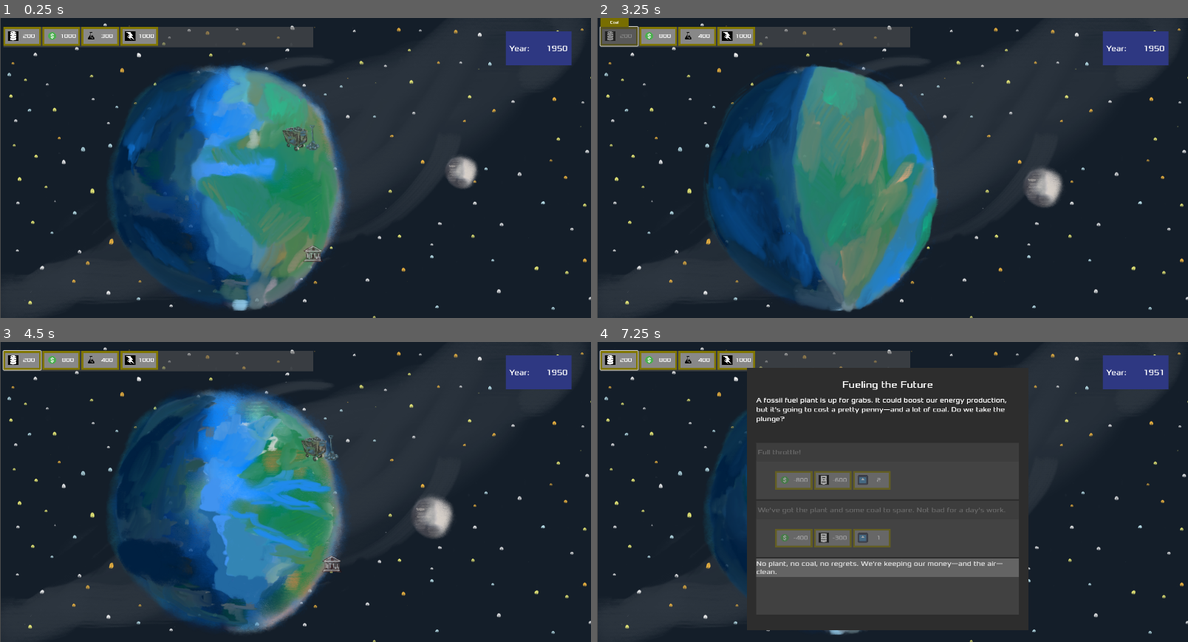
Above: before the commit, frames 1-4 (two rows, left to right).
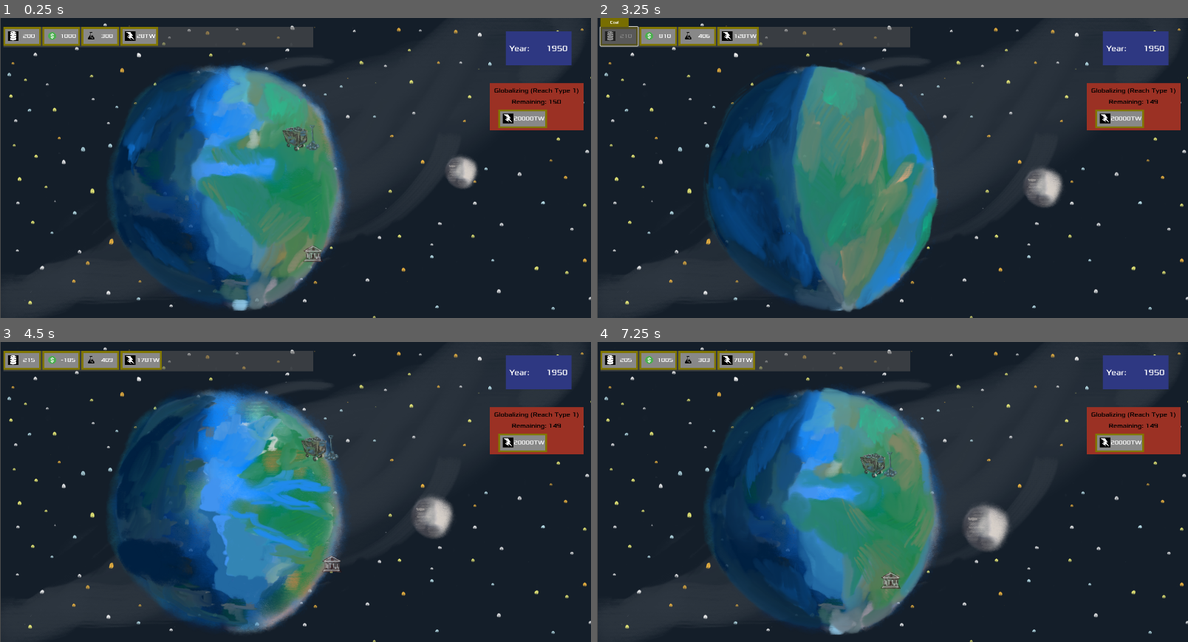
Above: after the commit, the same moments.

Repository: ArjenDeniz/GMTK-JAM
Game: Godot game, scene res://main.tscn
The game is run twice, just before and just after one commit, with the same random seed, the same clock (stepped at 60 frames per second) and the same inputs. The engine's default icon, where the game draws it, is replaced by a stand-in: a white triangle on a blue panel in a dark square.
Inputs (mouse positions are in pixels of both pictures, inside the frame that each line leads up to):
- Up to frame 1 (0.25 s): no input
- Up to frame 2 (3.25 s): click (620, 36) at 0.52 s; click "Send a team to investigate (j…" at 1.25 s; click "ok." at 2 s; click (620, 36) at 2.77 s
- Up to frame 3 (4.5 s): click (23, 360) at 3.52 s; click (289, 453) at 4.25 s, where only the run after the commit has a clickable "More coal than a steam engine…"
- Up to frame 4 (7.25 s): move the mouse to (1022, 477) at 5.02 s; click (880, 504) at 5.75 s, where only the run after the commit has a clickable "Re-train"; move the mouse to (774, 507) at 6.52 s

The runs differ from the first frame. In frame 1, 2.5% of the frame differs, in the area x 23-99%, y 5-38%; in frame 2, 2.6%; in frame 3, 2.7%; in frame 4, 37%, in the area x 0-99%, y 2-97%.

Commit message:
Balanceing

Diff:
--- a/Hud.tscn
+++ b/Hud.tscn
@@ -71,16 +71,15 @@
 [node name="Forced_event1" parent="." instance=ExtResource("32_dp5ps")]
 visible = false
 offset_left = 1309.0
-offset_top = 170.0
+offset_top = 328.0
 offset_right = 1559.0
-offset_bottom = 295.0
+offset_bottom = 453.0
 
 [node name="Forced_event2" parent="." instance=ExtResource("32_dp5ps")]
-visible = false
-offset_left = 1312.0
-offset_top = 330.0
-offset_right = 1562.0
-offset_bottom = 455.0
+offset_left = 1304.0
+offset_top = 174.0
+offset_right = 1554.0
+offset_bottom = 299.0
 
 [node name="Animation_Canvas" parent="." instance=ExtResource("4_s0u3o")]
 layer = 0
--- a/canvas_layer.gd
+++ b/canvas_layer.gd
@@ -17,6 +17,7 @@
 # Called when the node enters the scene tree for the first time.
 func _ready() -> void:
 	refresh_grid()
+
 	return
 
 # Called every frame. 'delta' is the elapsed time since the previous frame.
--- a/main.gd
+++ b/main.gd
@@ -11,10 +11,10 @@
 				'Money':1000,
 				'Science':300,
 				'global_warming':0,
-				"Watts": 1000,
-				"coal_mines":0,
-				"Scientist": 0,
-				"fossil_fuel_plant" : 0,
+				"Watts": 28,
+				"coal_mines":1,
+				"Scientist": 1,
+				"fossil_fuel_plant" : 1,
 				"Bank" : 0,
 				"silicon_factory": 0,
 				"solar_panel":0,
@@ -81,18 +81,18 @@
 		'Coal':
 			return 5*resources['coal_mines']
 		'Money':
-			return 25*resources['real_estate']+75*resources['Bank']
+			return 25*resources['real_estate']+75*resources['Bank']+5
 		'Science':
 			return 3*resources['Scientist']
 		"Silicon":
 			return 5*resources["silicon_factory"]
 		"Watts":
-			return  min(resources["Coal"],500)*resources["fossil_fuel_plant"]+min(resources["Silicon"],1000)*resources["solar_panel"]
+			return  min(resources["Coal"],50)*resources["fossil_fuel_plant"]+min(resources["Silicon"],100)*resources["solar_panel"]
 		"global_warming":
-			if not flags["Silicon_invented"]:
+			if !flags["Silicon_invented"]:
 				return float(resources["fossil_fuel_plant"])/200.0
 			else:
-					0
+				return 0.0
 		_:
 			return 0
 
@@ -119,7 +119,7 @@
 	hud.set_resources(resource_arr)
 	hud.refresh_grid()
 	update_event_pool()
-
+	Set_Civ_type_forced_event()
 
 
 
@@ -148,11 +148,17 @@
 		game_over("The planet has fallen out of balance and the Earth is now a desolate wasteland. With no one to do your
 		work your mission has failed.")
 		return
+	elif resources['Watts'] <= 0:
+		game_over("As you failed to maximize energy production your final battery runs out you hear Nova say: \'Another one bits the bytes \' ")
+		return
+	elif forced_event_2_time < 0:
+		game_over("Your progress was too slow...")
+		return
 	elif forced_event_1_time < 0:
 		game_over("Your progress was too slow...")
 		return
 	elif forced_event_1_time < dt:
-		Generate_Forced_Event("silicon_discovery","Forced")
+		Generate_Forced_Event("silicon_discovery","Forced",false)
 
 	if flags["forced_event_1_in_progress"]:
 		forced_event_1_time -= dt
@@ -162,7 +168,7 @@
 		hud.forced_event2.set_time(floor(forced_event_2_time))
 	if not event_on_screen:
 		if (resources["Science"]>500) and  !flags["Silicon_invented"] and !flags["forced_event_1_in_progress"]:
-			Generate_Forced_Event("silicon_discovery","Forced")
+			Generate_Forced_Event("silicon_discovery","Forced",true)
 		elif (resources['global_warming']>=0.9) and !flags["global_warming_4"]:
 			Generate_Event("climate_countdown_4",priority_event_data,"Priority")
 		elif (resources['global_warming']>=0.7) and !flags["global_warming_3"]:
@@ -349,7 +355,12 @@
 	return active
 
 
-func Generate_Forced_Event(ID,type: String):
+func Generate_Forced_Event(ID,type: String,Initializatio):
+	if Initializatio:
+		hud.forced_event1.show()
+		flags["forced_event_1_in_progress"]=true
+		hud.forced_event1.set_event(forced_event_data[str(ID)],forced_event_data[str(ID)]['Time'],ID)
+		forced_event_1_time = forced_event_data[str(ID)]['Time']
 	event_on_screen = true
 	timer.paused = true
 	gen_timer.paused = true
@@ -370,7 +381,20 @@
 
 
 
+var type_event = {
+		"Event_title": "Globalizing (Reach Type 1)",
+		"Event_description": "Your need to reach a type 1 civilization",
+		"Choice_1":{"text": "Cool","resources":{"Watts":20000} ,"flags":{},"results":{}},
+		"Choice_2":{"text": "Fund them more","resources":{"Science":50,"Money":-500} ,"flags":{},"results":{}},
+		}
+func Set_Civ_type_forced_event():
+
+	flags["forced_event_2_in_progress"]=true
+	hud.forced_event2.set_event(type_event,150,99)
+	forced_event_2_time = 150
+
 func Forced_Event_get_choice(ID: Variant, Choice: int, type: Variant) -> void:
+
 	if Choice==1:
 		pass
 
@@ -402,10 +426,11 @@
 				return
 
 	else:
-		hud.forced_event1.show()
-		flags["forced_event_1_in_progress"]=true
-		hud.forced_event1.set_event(forced_event_data[str(ID)],forced_event_data[str(ID)]['Time'],ID)
-		forced_event_1_time = forced_event_data[str(ID)]['Time']
+		pass
+		#hud.forced_event1.show()
+		#flags["forced_event_1_in_progress"]=true
+		#hud.forced_event1.set_event(forced_event_data[str(ID)],forced_event_data[str(ID)]['Time'],ID)
+		#forced_event_1_time = forced_event_data[str(ID)]['Time']
 	#Restart time
 
 	update_resource_grid()
@@ -417,22 +442,23 @@
 
 func Enlarge_Forced_Event(ID: Variant) -> void:
 	if not event_on_screen:
-		Generate_Forced_Event(ID,"Forced")
+		Generate_Forced_Event(ID,"Forced",false)
 
 func start_game():
-	resources ={'Coal':200,
-	'Money':1000,
-	'Science':300,
-	'global_warming':0,
-	"Watts": 1000,
-	"coal_mines":0,
-	"Scientist": 0,
-	"fossil_fuel_plant" : 0,
-	"Bank" : 0,
-	"silicon_factory": 0,
-	"solar_panel":0,
-	"Silicon":0,
-	"real_estate":0
+	resources ={ 'Coal':200,
+				'Money':1000,
+				'Science':300,
+				'global_warming':0,
+				"Watts": 28,
+				"coal_mines":1,
+				"Scientist": 1,
+				"fossil_fuel_plant" : 1,
+				"Bank" : 0,
+				"silicon_factory": 0,
+				"solar_panel":0,
+				"Silicon":0,
+				"real_estate":0
+
 }
 	time = 1950
 	civ_type=0
--- a/main.tscn
+++ b/main.tscn
@@ -44,7 +44,7 @@
 autostart = true
 
 [node name="Generator_timer" type="Timer" parent="."]
-wait_time = 6.0
+wait_time = 3.0
 autostart = true
 
 [connection signal="Forced_Event_Enlarge" from="HUD" to="." method="Enlarge_Forced_Event"]
--- a/resource_slot.gd
+++ b/resource_slot.gd
@@ -53,11 +53,19 @@
 	$Innter/ItemIcon.texture = ImageTexture.create_from_image(image)
 
 	#Icon.texture = ResourceLoader.load(resource['texture'])
-	$Innter/Quantity.text= str(resource['quantity'])
+	if resource['name']!= "Watts":
+		$Innter/Quantity.text = str(resource['quantity'])
+	else:
+		$Innter/Quantity.text = str(resource['quantity'])+"TW"
 	$Details/Label.text = str(resource['name'])
-
+	custom_minimum_size.x = max(10*len($Innter/Quantity.text)+60,100)
 
 func update_quantity(new_quantity):
 	resource['quantity'] =new_quantity
-	$Innter/Quantity.text = str(resource['quantity'])
+	if resource['name']!= "Watts":
+		$Innter/Quantity.text = str(resource['quantity'])
+	else:
+		$Innter/Quantity.text = str(resource['quantity'])+"TW"
+	var length = len($Innter/Quantity.text)
+	custom_minimum_size.x = max(10*length+60,100)
 	return
--- a/resource_slot.tscn
+++ b/resource_slot.tscn
@@ -17,17 +17,17 @@
 script = ExtResource("1_in35d")
 
 [node name="BG" type="ColorRect" parent="."]
-layout_mode = 1
-anchors_preset = 15
+layout_mode = 2
 anchor_right = 1.0
 anchor_bottom = 1.0
 grow_horizontal = 2
 grow_vertical = 2
+size_flags_horizontal = 3
+size_flags_vertical = 3
 color = Color(0.504453, 0.463928, 9.62615e-08, 1)
 
 [node name="Innter" type="ColorRect" parent="."]
-layout_mode = 1
-anchors_preset = 15
+layout_mode = 2
 anchor_right = 1.0
 anchor_bottom = 1.0
 offset_left = 5.0
@@ -36,6 +36,8 @@
 offset_bottom = -5.0
 grow_horizontal = 2
 grow_vertical = 2
+size_flags_horizontal = 3
+size_flags_vertical = 3
 color = Color(0.533037, 0.533037, 0.533037, 1)
 
 [node name="ItemIcon" type="Sprite2D" parent="Innter"]
@@ -58,13 +60,13 @@
 grow_vertical = 2
 theme_override_fonts/font = ExtResource("3_mgfak")
 theme_override_font_sizes/font_size = 15
-text = "0"
+text = "0
+"
 horizontal_alignment = 1
 vertical_alignment = 1
 
 [node name="Button" type="Button" parent="."]
-layout_mode = 1
-anchors_preset = 15
+layout_mode = 2
 anchor_right = 1.0
 anchor_bottom = 1.0
 grow_horizontal = 2
@@ -73,7 +75,7 @@
 
 [node name="Details" type="ColorRect" parent="."]
 visible = false
-layout_mode = 0
+layout_mode = 2
 offset_top = -25.0
 offset_right = 75.0
 color = Color(0.472551, 0.431624, 0, 1)
